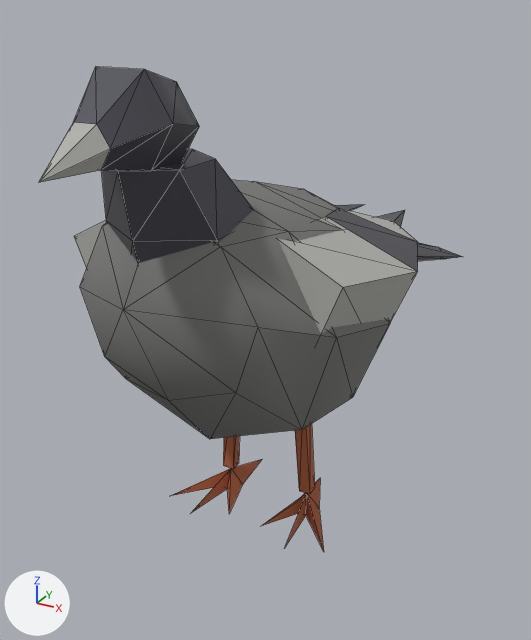
The glTF model godot/modelos/personajes/paloma.glb: old version first, new version second.
The view is the same before and after, from a camera (50 mm lens) standing at (0.139, -0.251, 0.218) and looking at (-0.008, 0.015, 0.085). Arrows for +X, +Y and +Z are at lower left; the lights stay in place. The older version comes first. Mesh edges are drawn as thin lines. Where no turn or scale is listed for an object, it has been applied to the vertices. Vertices at exactly the same position are counted once.

In view in the first picture: 'paloma_cuerpo', 'pieza_ala_der', 'pieza_ala_izq', 'pieza_cabeza'.
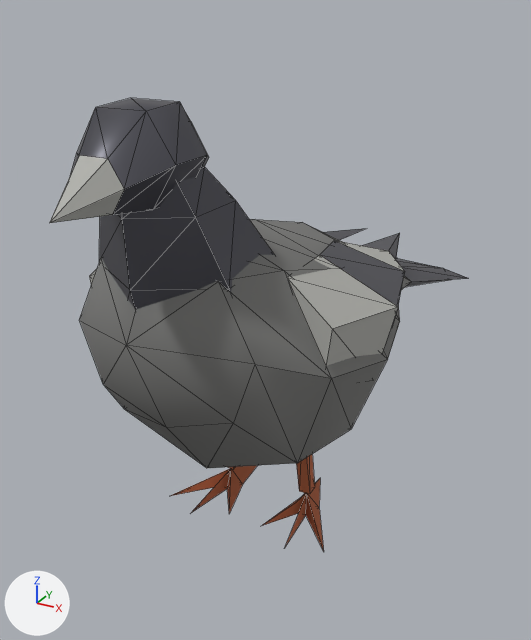
Changed parts and their boxes [x1, y1, x2, y2] in the pictures (531 x 640 px; the box of a moved part takes in the faces that stretch with it):
'paloma_cuerpo', reshaped (10% shorter)
    before: [80, 180, 462, 551]
    after: [80, 219, 467, 551]
'pieza_cabeza', reshaped, moved (8% taller)
    before: [39, 67, 254, 263]
    after: [50, 98, 274, 309]
'pieza_ala_izq', reshaped, moved (16% narrower)
    before: [278, 208, 418, 334]
    after: [287, 233, 405, 366]
'pieza_ala_der', moved (mostly hidden)
    before: [74, 204, 365, 268]
    after: [89, 228, 366, 285]
part 1 of me_paloma_cuerpo, moved or reshaped
    before: [80, 180, 462, 487]
    after: [80, 219, 467, 487]
part 3 of me_pieza_cabeza, rebuilt (9% taller)
    before: [39, 67, 199, 182]
    after: [50, 98, 209, 223]
part 4 of me_pieza_cabeza, rebuilt (14% wider, 25% taller)
    before: [101, 149, 254, 263]
    after: [99, 166, 274, 309]

Patch to the scene script:
```diff
--- a/godot/modelos/personajes/paloma.glb.py
+++ b/godot/modelos/personajes/paloma.glb.py
@@ me_paloma_cuerpo @@
 # used by ob_paloma_cuerpo; location = (0.0, 0.0, 0.0)
-me_paloma_cuerpo.from_pydata(...)  # 91 vertices, 162 faces; spans x -0.058..0.058, y -0.09..0.165, z 0.0..0.162
+me_paloma_cuerpo.from_pydata(...)  # 91 vertices, 162 faces; spans x -0.058..0.058, y -0.09..0.172, z 0.0..0.15
+# me_paloma_cuerpo part 1: 65 of 91 vertices moved; they spanned x -0.058..0.058, y -0.09..0.165, z 0.056..0.162 and now span x -0.058..0.058, y -0.09..0.172, z 0.041..0.15; mean shift (0.0, 0.0, -0.014); largest move (0.042, 0.165, 0.078) -> (0.045, 0.172, 0.063)
 me_paloma_cuerpo.materials.append(mat_m_vereda)
@@ me_pieza_ala_izq @@
 # used by ob_pieza_ala_izq; location = (0.04, -0.04, 0.14)
-me_pieza_ala_izq.from_pydata(...)  # 13 vertices, 22 faces; spans x -0.033..0.026, y -0.01..0.182, z -0.048..0.007
+me_pieza_ala_izq.from_pydata(...)  # 13 vertices, 22 faces; spans x -0.033..0.021, y -0.01..0.18, z -0.043..0.008
+# me_pieza_ala_izq part 2: 13 of 13 vertices moved; they spanned x -0.033..0.026, y -0.01..0.182, z -0.048..0.007 and now span x -0.033..0.021, y -0.01..0.18, z -0.043..0.008; mean shift (-0.001, -0.003, 0.002)
 me_pieza_ala_izq.materials.append(mat_m_piedra)
@@ me_pieza_cabeza @@
 # used by ob_pieza_cabeza; location = (0.0, -0.045, 0.135)
-me_pieza_cabeza.from_pydata(...)  # 38 vertices, 68 faces; spans x -0.026..0.026, y -0.073..0.035, z -0.023..0.0649
+me_pieza_cabeza.from_pydata(...)  # 50 vertices, 92 faces; spans x -0.0312..0.0312, y -0.071..0.041, z -0.024..0.0677
+# me_pieza_cabeza part 3: the loose piece of 20 vertices spanning x -0.017..0.017, y -0.073..-0.009, z 0.0359..0.0649 is rebuilt with 26 vertices and now spans x -0.018..0.018, y -0.071..-0.004, z 0.0383..0.0677
+# me_pieza_cabeza part 4: the loose piece of 18 vertices spanning x -0.026..0.026, y -0.042..0.035, z -0.023..0.037 is rebuilt with 24 vertices and now spans x -0.0312..0.0312, y -0.042..0.041, z -0.024..0.048
 me_pieza_cabeza.materials.append(mat_m_piedra)
@@ ob_pieza_ala_der @@
 ob_pieza_ala_der = bpy.data.objects.new('pieza_ala_der', me_pieza_ala_der)
-ob_pieza_ala_der.location = (-0.04, -0.04, 0.14)
+ob_pieza_ala_der.location = (-0.04, -0.038, 0.125)
@@ ob_pieza_ala_izq @@
 ob_pieza_ala_izq = bpy.data.objects.new('pieza_ala_izq', me_pieza_ala_izq)
-ob_pieza_ala_izq.location = (0.04, -0.04, 0.14)
+ob_pieza_ala_izq.location = (0.04, -0.038, 0.125)
@@ ob_pieza_cabeza @@
 ob_pieza_cabeza = bpy.data.objects.new('pieza_cabeza', me_pieza_cabeza)
-ob_pieza_cabeza.location = (0.0, -0.045, 0.135)
+ob_pieza_cabeza.location = (0.0, -0.045, 0.122)
```
